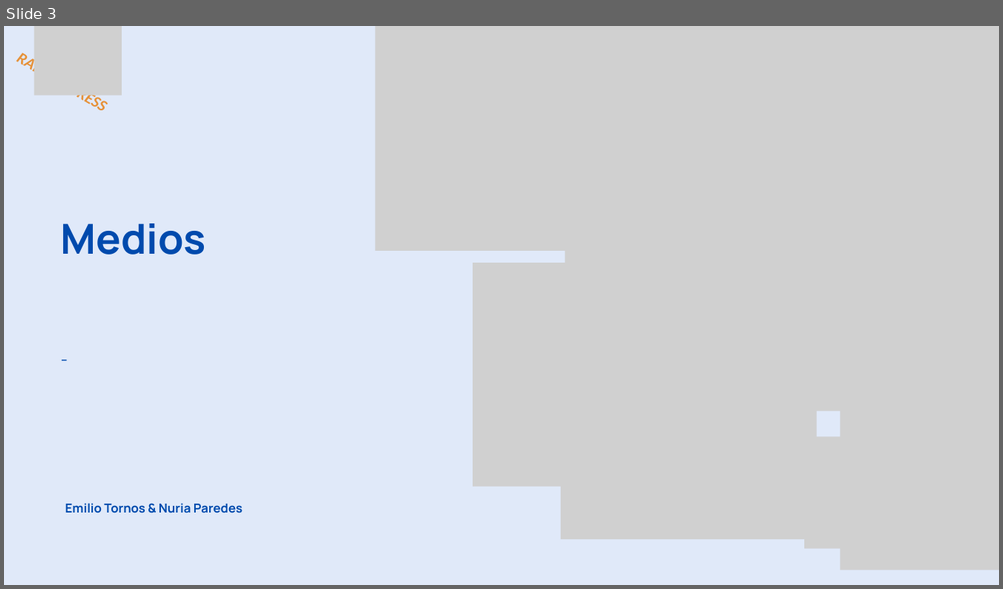
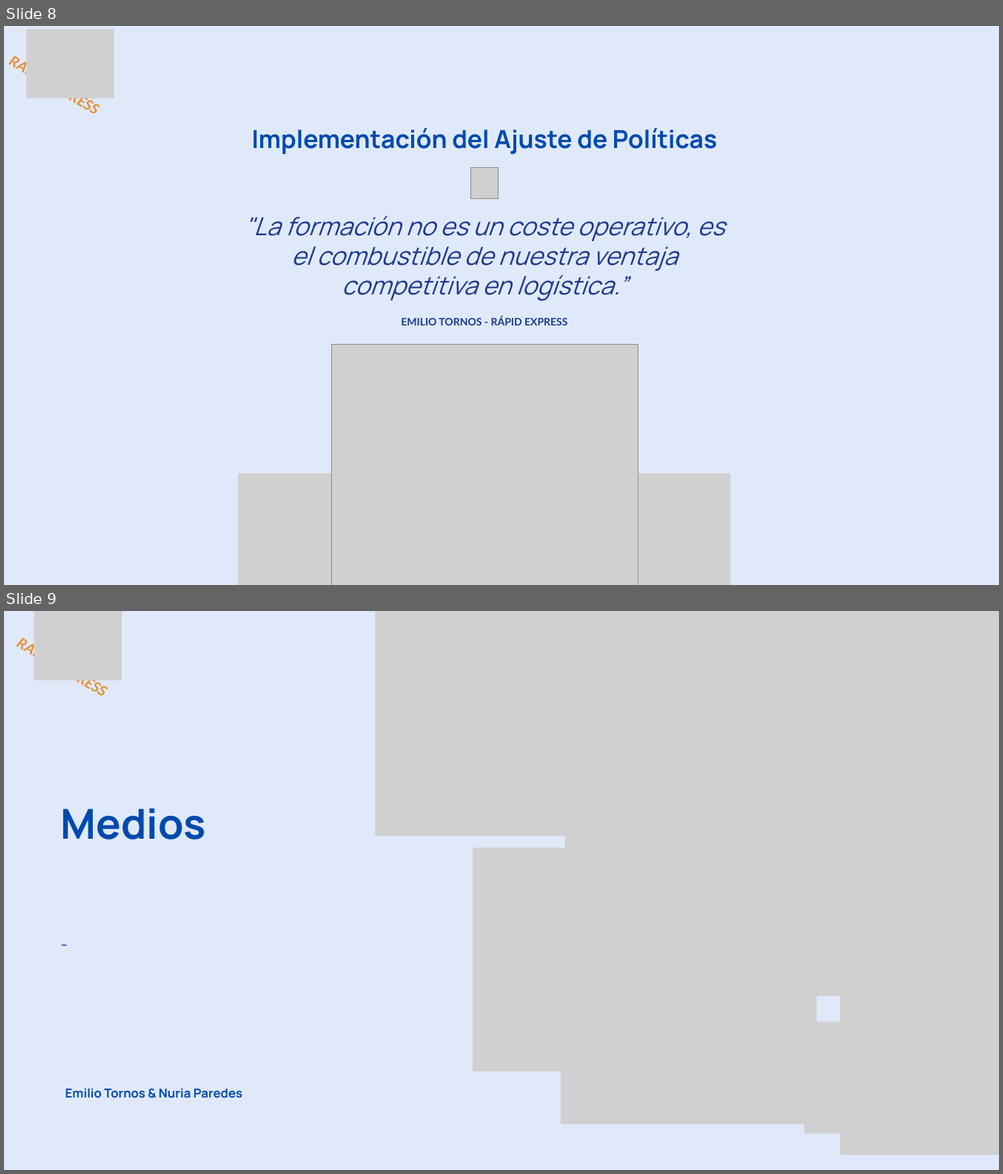
Before and after one commit to ITACADEMYprojectes/ProjecteData, a slide deck: Equip_28/Results/Analisis_PAP_and_ABL_RapidExpres_2026_11_05.pptx. Shown one above the other, each under a label of ours: slide 3 before the commit, slides 8 and 9 after it. The pictures are 1003x589 and 1003x1174 pixels, drawn with LibreOffice and Linux fonts; fonts in the diff are those of the drawing; grey boxes stand for pictures. Boxes give left, top, right and bottom in pixels: in the first picture for what was removed or moved away, otherwise in the second. Text is boxed around its words. In the diff, an @@ line names an element or a change of style, - is before the commit and + after.

```diff
--- a/Equip_28/Results/Analisis_PAP_and_ABL_RapidExpres_2026_11_05.pptx
+++ b/Equip_28/Results/Analisis_PAP_and_ABL_RapidExpres_2026_11_05.pptx
@@ slide 8 added at (x1=4, y1=26, x2=999, y2=585), background #E0E9F9 @@
@@ text added at (x1=4, y1=44, x2=112, y2=131), 23 pt, text #E69138, bold, italic @@
+RAPID EXPRESS
@@ picture added at (x1=26, y1=29, x2=114, y2=98) @@
@@ text added at (x1=252, y1=128, x2=717, y2=154), 36 pt, text #004AAD, bold @@
+Implementación del Ajuste de Políticas
@@ picture added at (x1=470, y1=168, x2=498, y2=198) @@
@@ text added at (x1=244, y1=216, x2=724, y2=301), 36 pt, text #1E3A8A, italic @@
+"La formación no es un coste operativo, es el combustible de nuestra ventaja competitiva en logística.”
@@ text added at (x1=401, y1=317, x2=567, y2=326), 15 pt, text #1E3A8A, bold @@
+EMILIO TORNOS - RÁPID EXPRESS
@@ picture added at (x1=331, y1=344, x2=637, y2=585) @@
@@ picture added at (x1=238, y1=474, x2=353, y2=585) @@
@@ picture added at (x1=614, y1=474, x2=730, y2=585) @@
@@ what was slide 3 is now slide 9 @@
```
Also in this commit, not shown: 1 slide changed, 6 other slides added, 1 slide removed, 4 other files.
